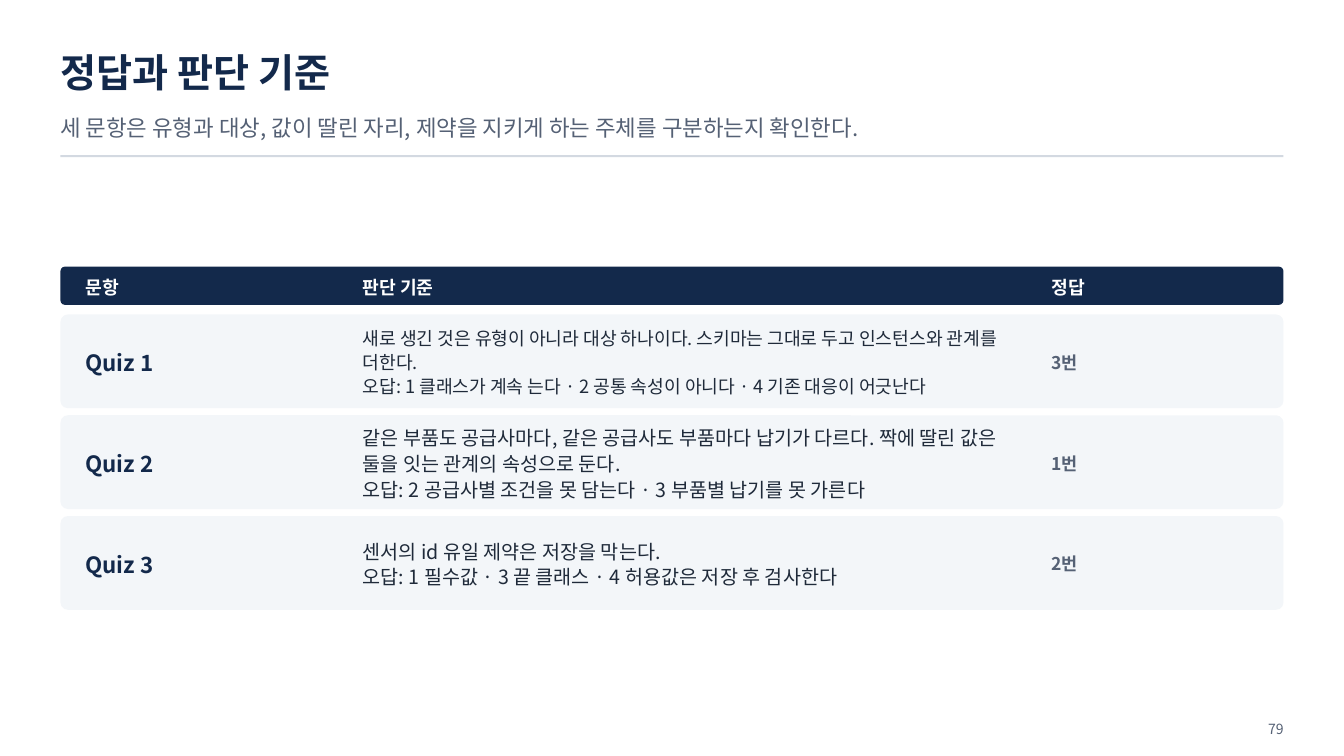
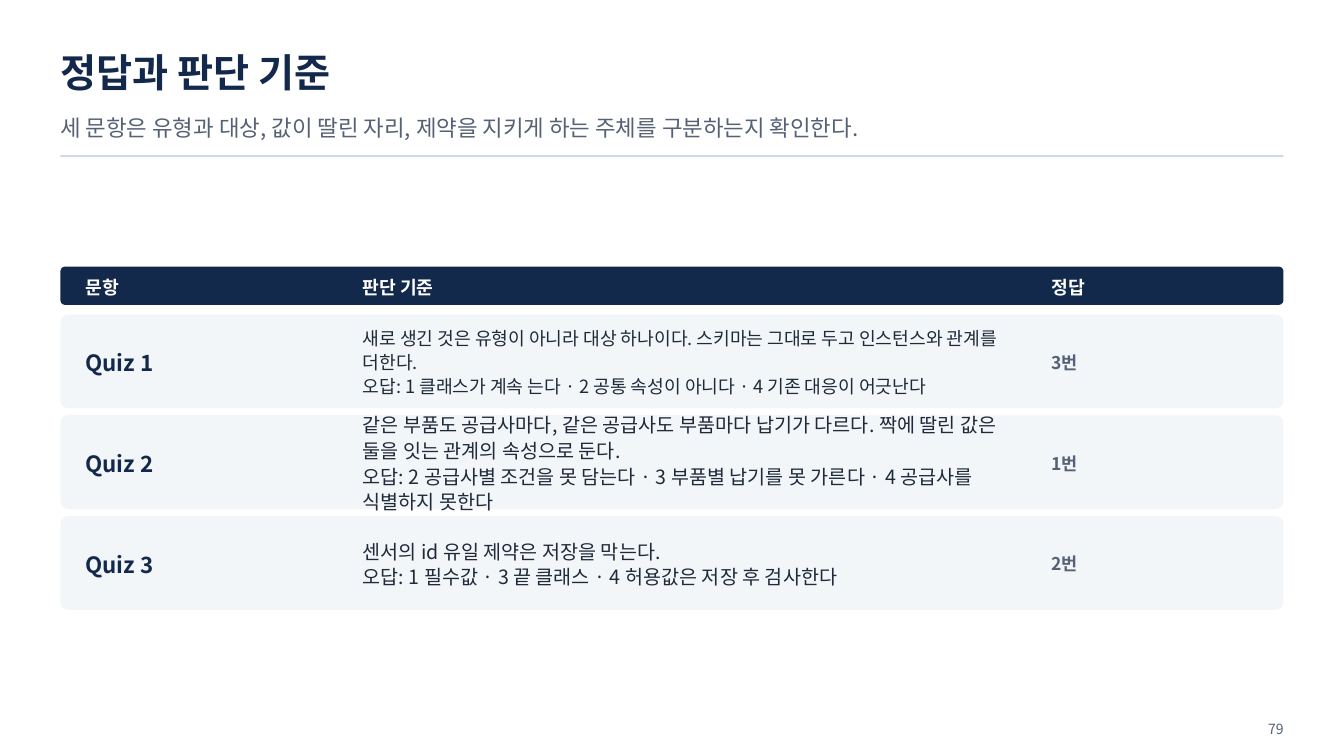
Before and after one commit to uengine-oss/hyd-iot-edu, a slide deck: slide 79 of workspace/강의제작/산출물/통합반/이론/02회차/통합반_02일차.pptx. Drawn at 1344x756 pixels with LibreOffice and Linux fonts; fonts in the diff are those of the drawing. Boxes give left, top, right and bottom in pixels: in the first picture for what was removed or moved away, otherwise in the second. Text is boxed around its words. In the diff, an @@ line names an element or a change of style, - is before the commit and + after.

```diff
--- a/workspace/강의제작/산출물/통합반/이론/02회차/통합반_02일차.pptx
+++ b/workspace/강의제작/산출물/통합반/이론/02회차/통합반_02일차.pptx
@@ text at <box>363,467,973,511</box>: text changed @@
-오답: 2 공급사별 조건을 못 담는다 · 3 부품별 납기를 못 가른다
+오답: 2 공급사별 조건을 못 담는다 · 3 부품별 납기를 못 가른다 · 4 공급사를 식별하지 못한다
```
Also in this commit, not shown: 3 other slides changed, 18 other files.
